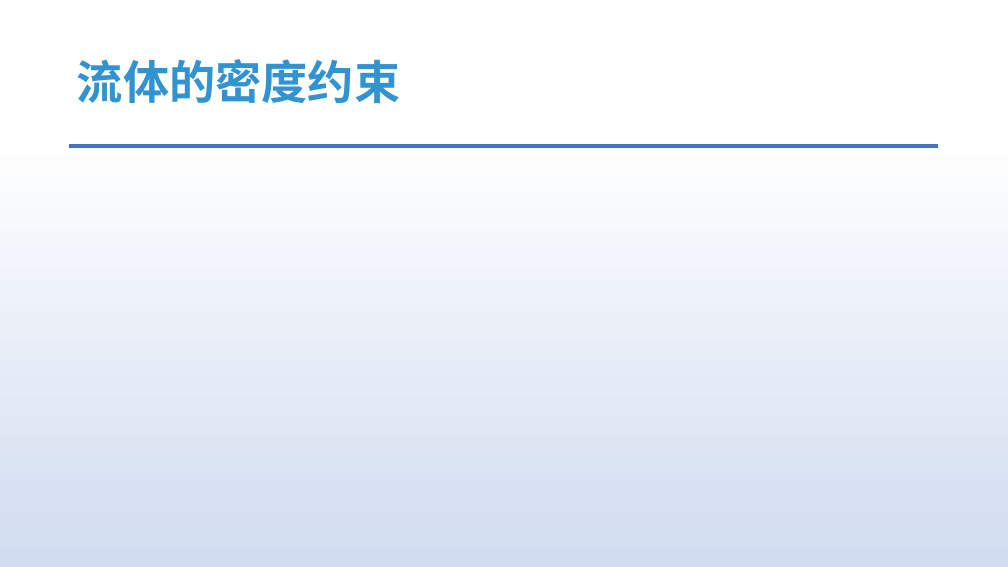
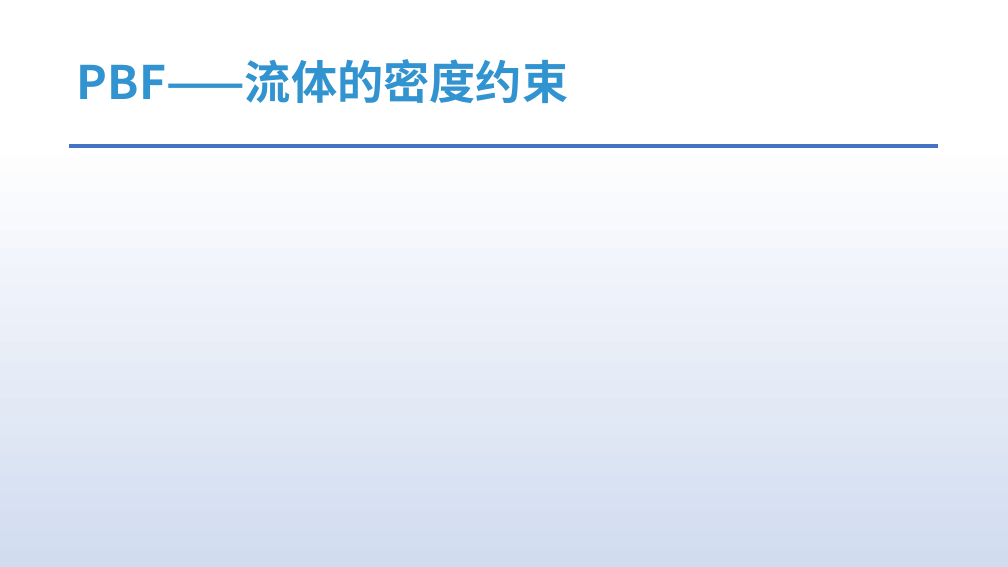
Before and after one commit to answerear/UnityFluid, a slide deck: slide 36 of doc/流体模拟入门分享-Part II.pptx (slide 29 before the commit). Drawn at 1008x567 pixels with LibreOffice and Linux fonts; fonts in the diff are those of the drawing; grey boxes stand for pictures. Boxes give left, top, right and bottom in pixels: in the first picture for what was removed or moved away, otherwise in the second. Text is boxed around its words. In the diff, an @@ line names an element or a change of style, - is before the commit and + after.

```diff
--- a/doc/流体模拟入门分享-Part II.pptx
+++ b/doc/流体模拟入门分享-Part II.pptx
@@ title at (77,59,568,103): text changed @@
-流体的密度约束
+PBF——流体的密度约束
```
Also in this commit, not shown: 2 other slides changed, 14 slides added, 5 slides removed.
